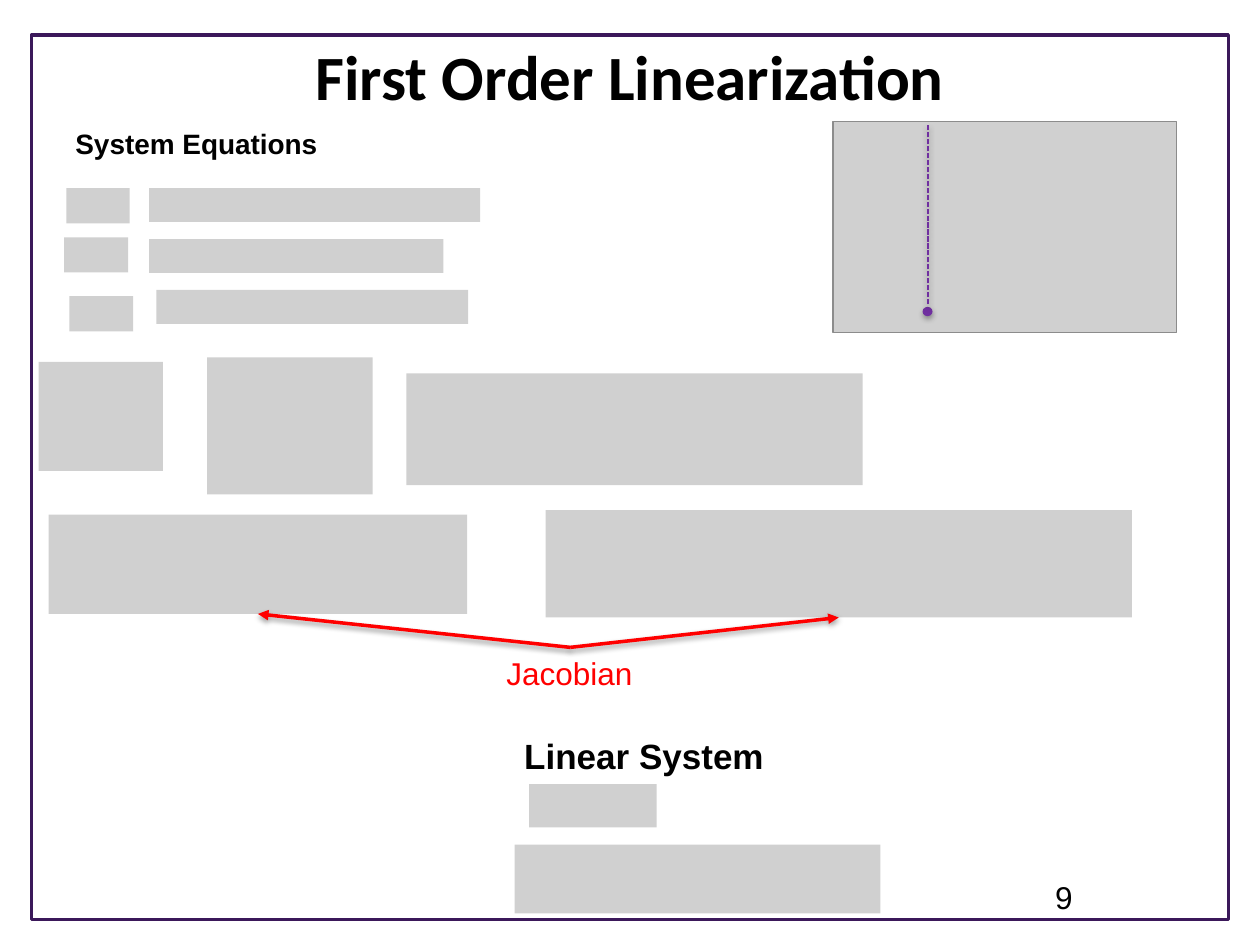
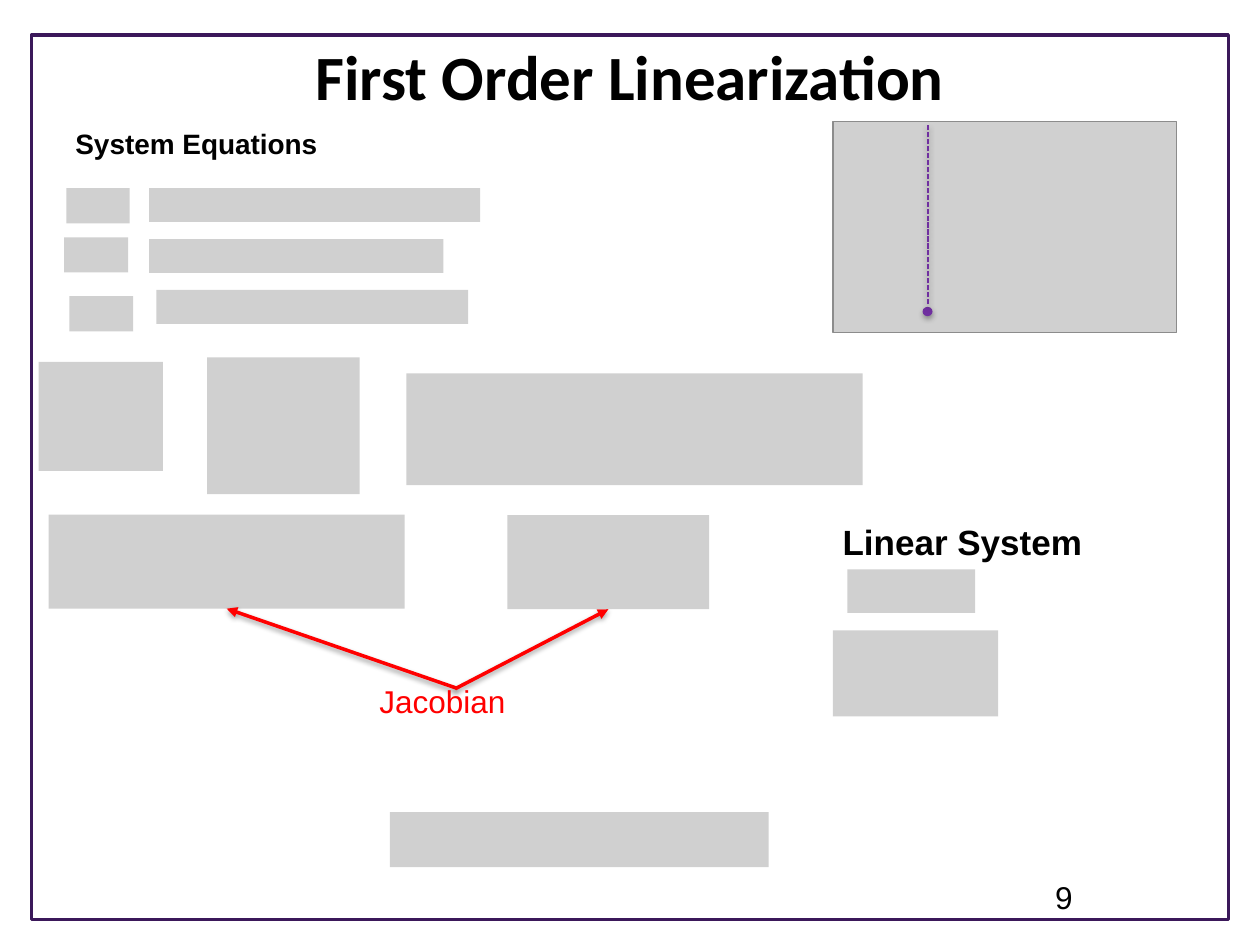
Before and after one commit to joseph-hellerstein/advanced-controls-lectures, a slide deck: slide 9 of Lecture_9-Accuracy-Of-Linear-Models/Linearizing-Reaction-Networks.pptx. Drawn at 1260x945 pixels with LibreOffice and Linux fonts; fonts in the diff are those of the drawing; grey boxes stand for pictures; background and template pictures are left out. Boxes give left, top, right and bottom in pixels: in the first picture for what was removed or moved away, otherwise in the second. Text is boxed around its words. In the diff, an @@ line names an element or a change of style, - is before the commit and + after.

Commit message:
updates

```diff
--- a/Lecture_9-Accuracy-Of-Linear-Models/Linearizing-Reaction-Networks.pptx
+++ b/Lecture_9-Accuracy-Of-Linear-Models/Linearizing-Reaction-Networks.pptx
@@ picture: place and size @@
-picture at bbox=[207, 358, 372, 495]
+picture at bbox=[207, 358, 359, 495]
@@ picture: place and size @@
-picture at bbox=[49, 514, 467, 614]
+picture at bbox=[49, 514, 406, 609]
@@ picture added at bbox=[508, 515, 709, 610] @@
@@ picture removed at bbox=[546, 510, 1131, 617] @@
@@ text "Linear System": place and size @@
-text "Linear System" at bbox=[524, 743, 764, 776]
+text "Linear System" at bbox=[843, 529, 1082, 562]
@@ picture added at bbox=[848, 568, 975, 614] @@
@@ arrow moved from (571, 648) - (258, 614) to (457, 688) - (227, 609) @@
@@ arrow moved from (571, 648) - (839, 617) to (455, 689) - (609, 610) @@
@@ picture added at bbox=[833, 630, 998, 716] @@
@@ text "Jacobian": place and size @@
-text "Jacobian" at bbox=[506, 662, 632, 686]
+text "Jacobian" at bbox=[379, 688, 505, 714]
@@ picture removed at bbox=[529, 782, 656, 828] @@
@@ picture added at bbox=[389, 811, 769, 867] @@
@@ picture removed at bbox=[514, 844, 879, 914] @@
```
Also in this commit, not shown: 3 other slides changed.
